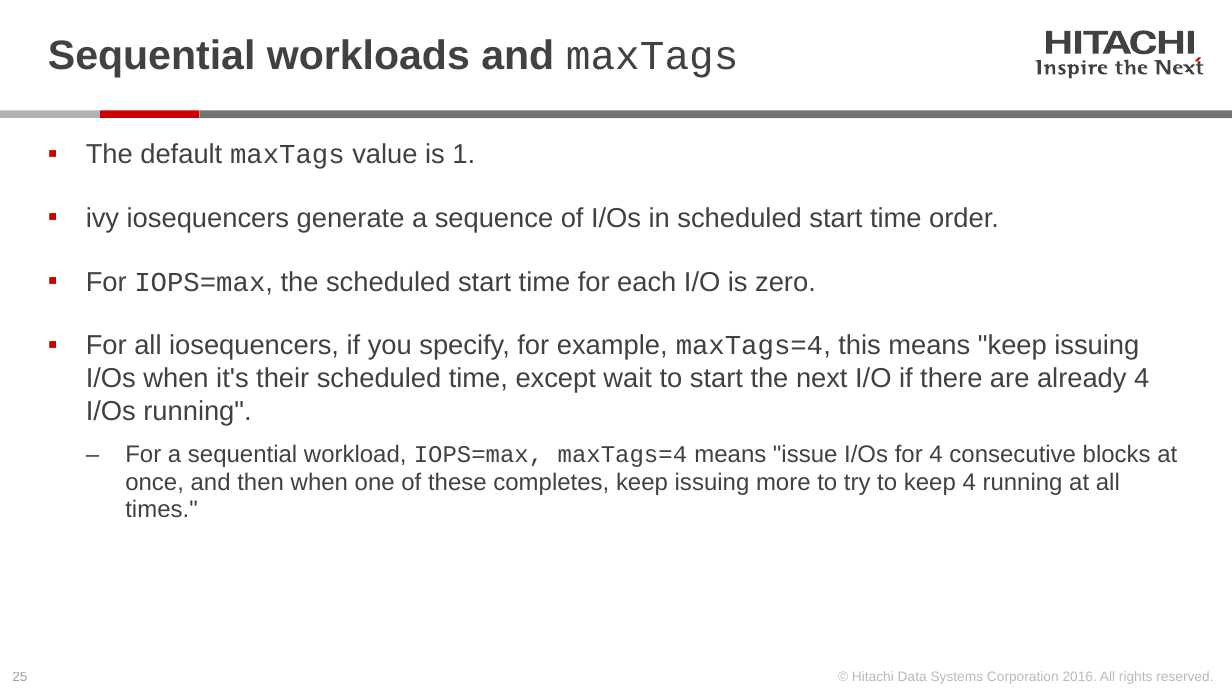
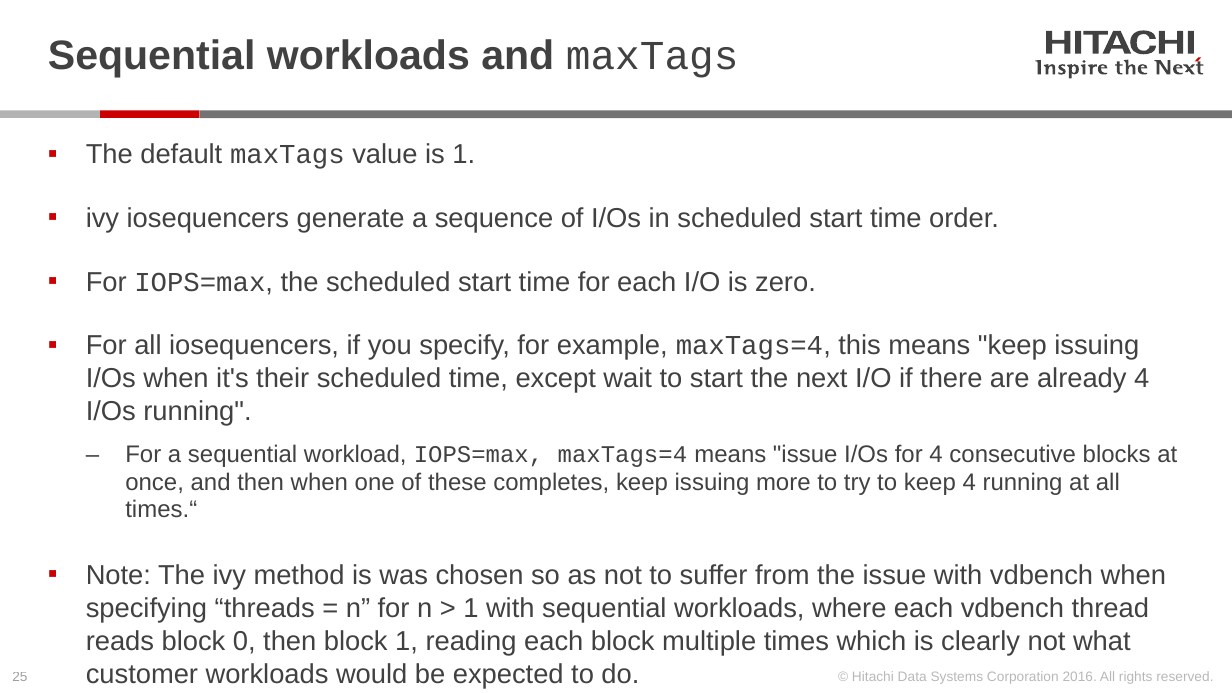
Before and after one commit to Hitachi-Data-Systems/ivy, a slide deck: slide 25 of doc/Programming the ivy engine.pptx. Drawn at 1232x693 pixels with LibreOffice and Linux fonts; fonts in the diff are those of the drawing. Boxes give left, top, right and bottom in pixels: in the first picture for what was removed or moved away, otherwise in the second. Text is boxed around its words. In the diff, an @@ line names an element or a change of style, - is before the commit and + after.

Commit message:
ivy 3.00.01 new_dedupe + one_thread_per_core, ivyslave->ivydriver

```diff
--- a/doc/Programming the ivy engine.pptx
+++ b/doc/Programming the ivy engine.pptx
@@ text at (x1=86, y1=444, x2=1177, y2=688): text changed; size 14 to 16 pt @@
-  ‒ For a sequential workload, IOPS=max, maxTags=4 means "issue I/Os for 4 consecutive blocks at once, and then when one of these completes, keep issuing more to try to keep 4 running at all times."
+  ‒ For a sequential workload, IOPS=max, maxTags=4 means "issue I/Os for 4 consecutive blocks at once, and then when one of these completes, keep issuing more to try to keep 4 running at all times.“
+▪ Note: The ivy method is was chosen so as not to suffer from the issue with vdbench when specifying “threads = n” for n > 1 with sequential workloads, where each vdbench thread reads block 0, then block 1, reading each block multiple times which is clearly not what customer workloads would be expected to do.
```
Also in this commit, not shown: 11 other slides changed, 14 slides added, 54 other files.
